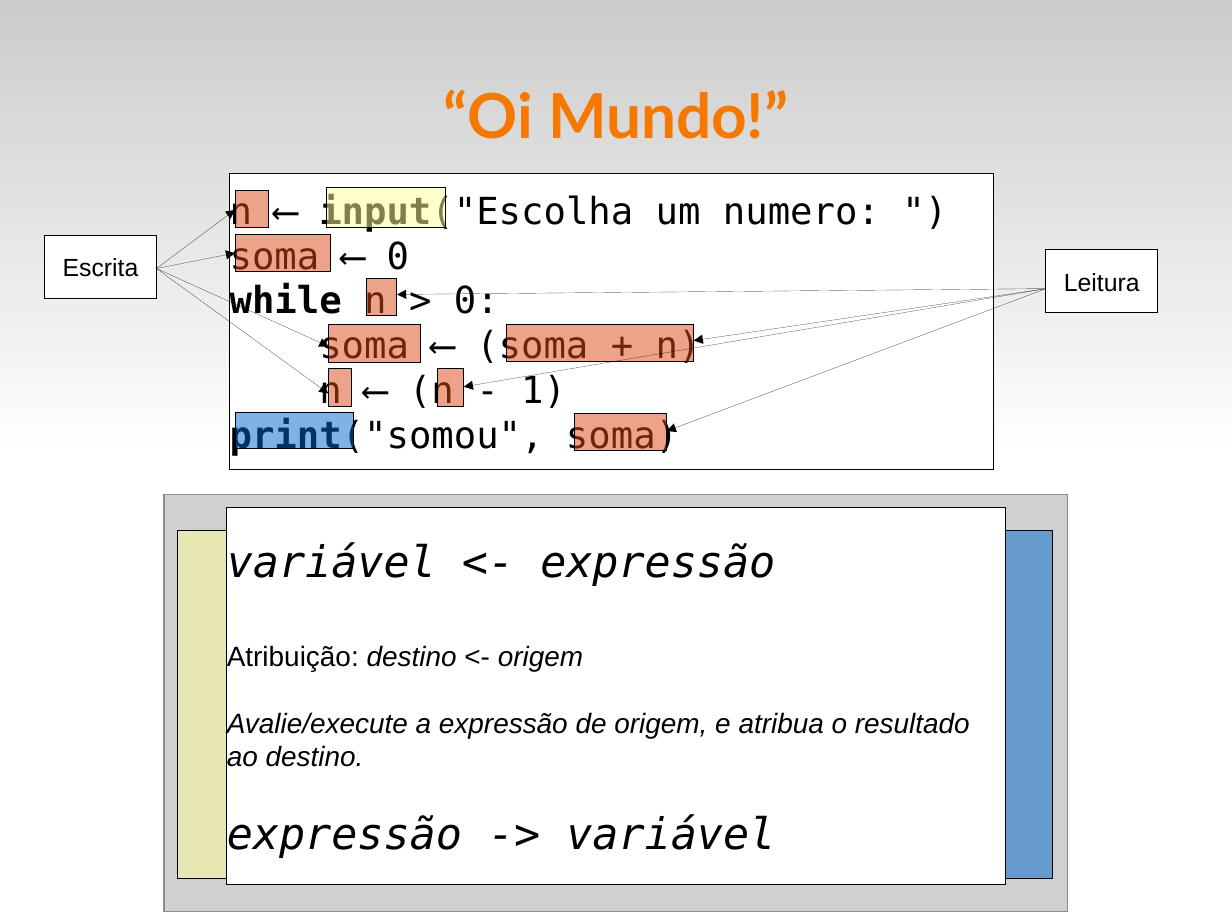
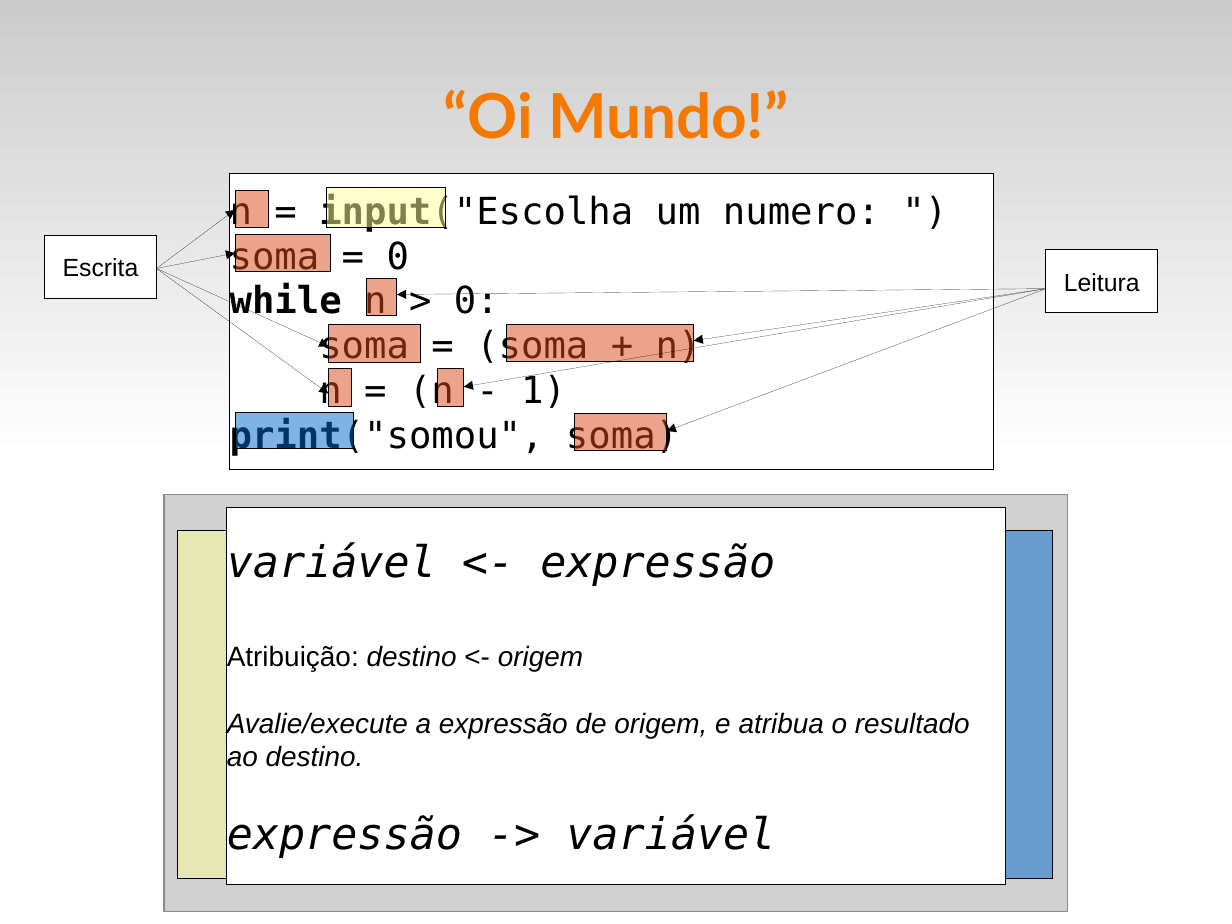
Before and after one commit to fsantanna-uerj/IPD, a slide deck: slide 13 of slides/ipd-01.odp. Drawn at 1232x924 pixels with LibreOffice and Linux fonts; fonts in the diff are those of the drawing; grey boxes stand for pictures. Boxes give left, top, right and bottom in pixels: in the first picture for what was removed or moved away, otherwise in the second. Text is boxed around its words. In the diff, an @@ line names an element or a change of style, - is before the commit and + after.

```diff
--- a/slides/ipd-01.odp
+++ b/slides/ipd-01.odp
@@ text in rectangle at box(230, 194, 880, 277): text changed @@
-n ⟵ input("Escolha um numero: ")
-soma ⟵ 0
+n = input("Escolha um numero: ")
+soma = 0
@@ text in rectangle at box(319, 328, 701, 411): text changed @@
-soma ⟵ (soma + n)
-n ⟵ (n - 1)
+soma = (soma + n)
+n = (n - 1)
```
Also in this commit, not shown: 2 other slides changed, 1 slide removed, 7 other files.
